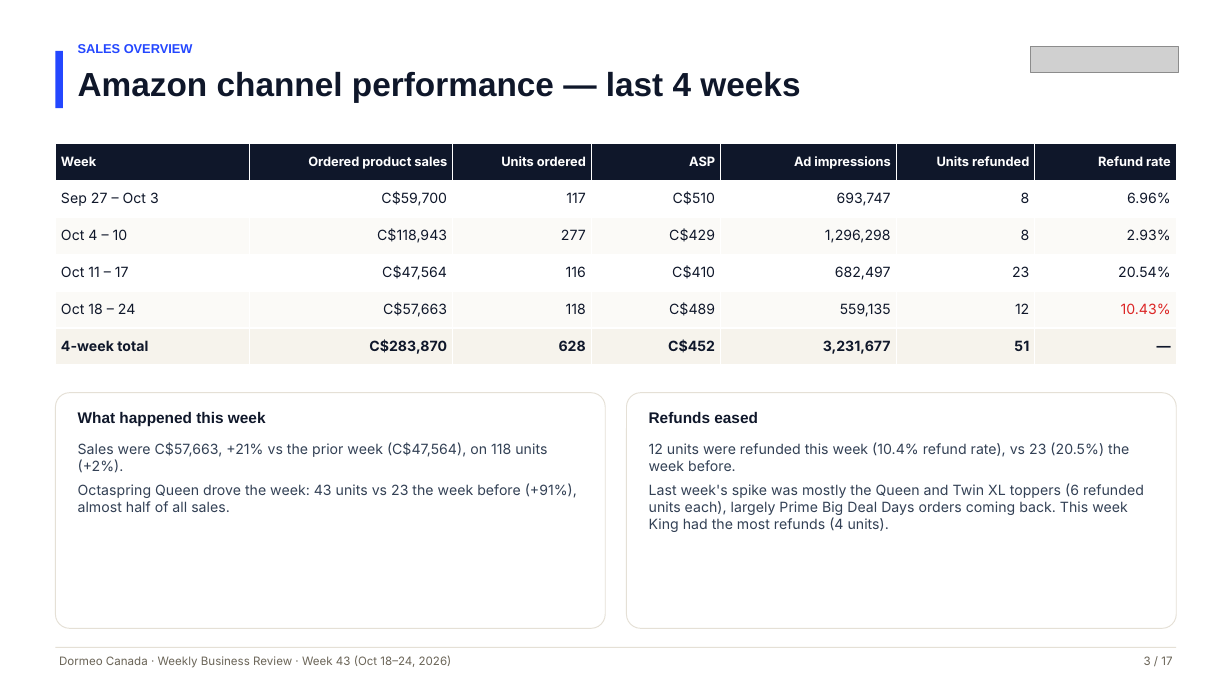
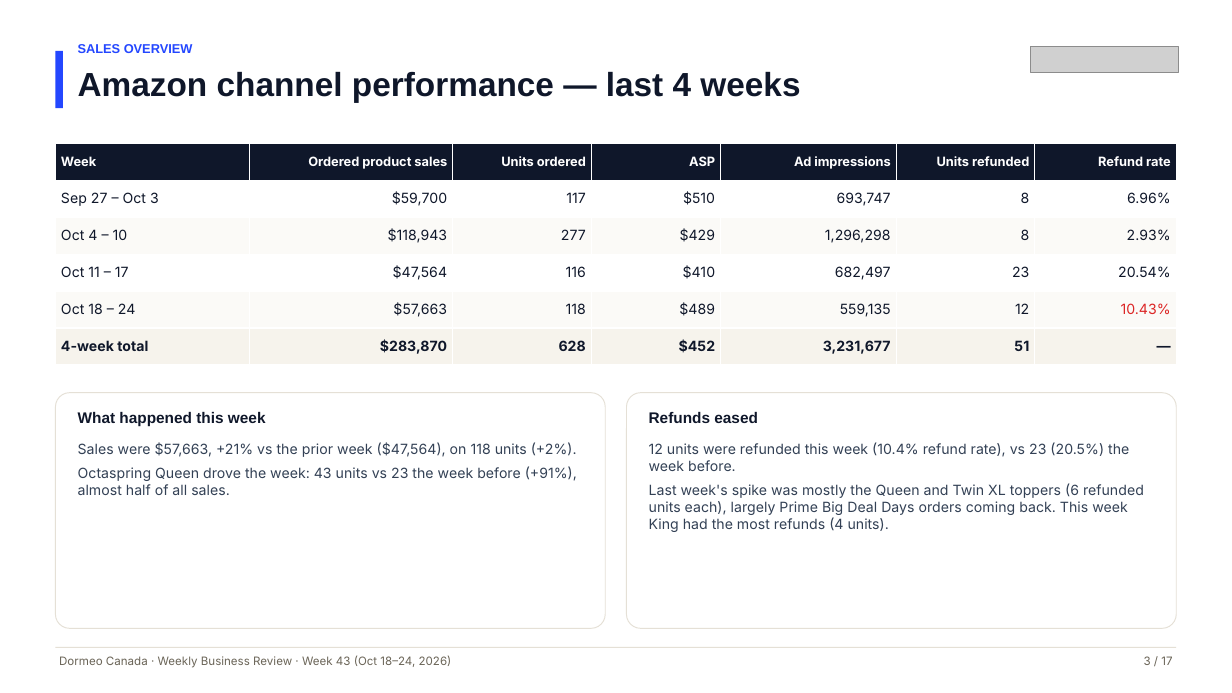
Before and after one commit to RONFSG/flagship-growth-reports, a slide deck: slide 3 of dormeo-canada/deck/2026-10-24/Dormeo-Canada-Weekly-Business-Review-Week-43-2026-10-24.pptx. Drawn at 1232x693 pixels with LibreOffice and Linux fonts; fonts in the diff are those of the drawing; grey boxes stand for pictures. Boxes give left, top, right and bottom in pixels: in the first picture for what was removed or moved away, otherwise in the second. Text is boxed around its words. In the diff, an @@ line names an element or a change of style, - is before the commit and + after.

```diff
--- a/dormeo-canada/deck/2026-10-24/Dormeo-Canada-Weekly-Business-Review-Week-43-2026-10-24.pptx
+++ b/dormeo-canada/deck/2026-10-24/Dormeo-Canada-Weekly-Business-Review-Week-43-2026-10-24.pptx
@@ table at (55, 143, 1177, 365) @@
-row 2, column 2: C$59,700
+row 2, column 2: $59,700
-row 2, column 4: C$510
+row 2, column 4: $510
-row 3, column 2: C$118,943
+row 3, column 2: $118,943
-row 3, column 4: C$429
+row 3, column 4: $429
-row 4, column 2: C$47,564
+row 4, column 2: $47,564
-row 4, column 4: C$410
+row 4, column 4: $410
-row 5, column 2: C$57,663
+row 5, column 2: $57,663
-row 5, column 4: C$489
+row 5, column 4: $489
-row 6, column 2: C$283,870
+row 6, column 2: $283,870
-row 6, column 4: C$452
+row 6, column 4: $452
@@ text at (78, 442, 577, 457): text changed @@
-Sales were C$57,663, +21% vs the prior week (C$47,564), on 118 units (+2%).
+Sales were $57,663, +21% vs the prior week ($47,564), on 118 units (+2%).
```
Also in this commit, not shown: 12 other slides changed, 19 other files.
